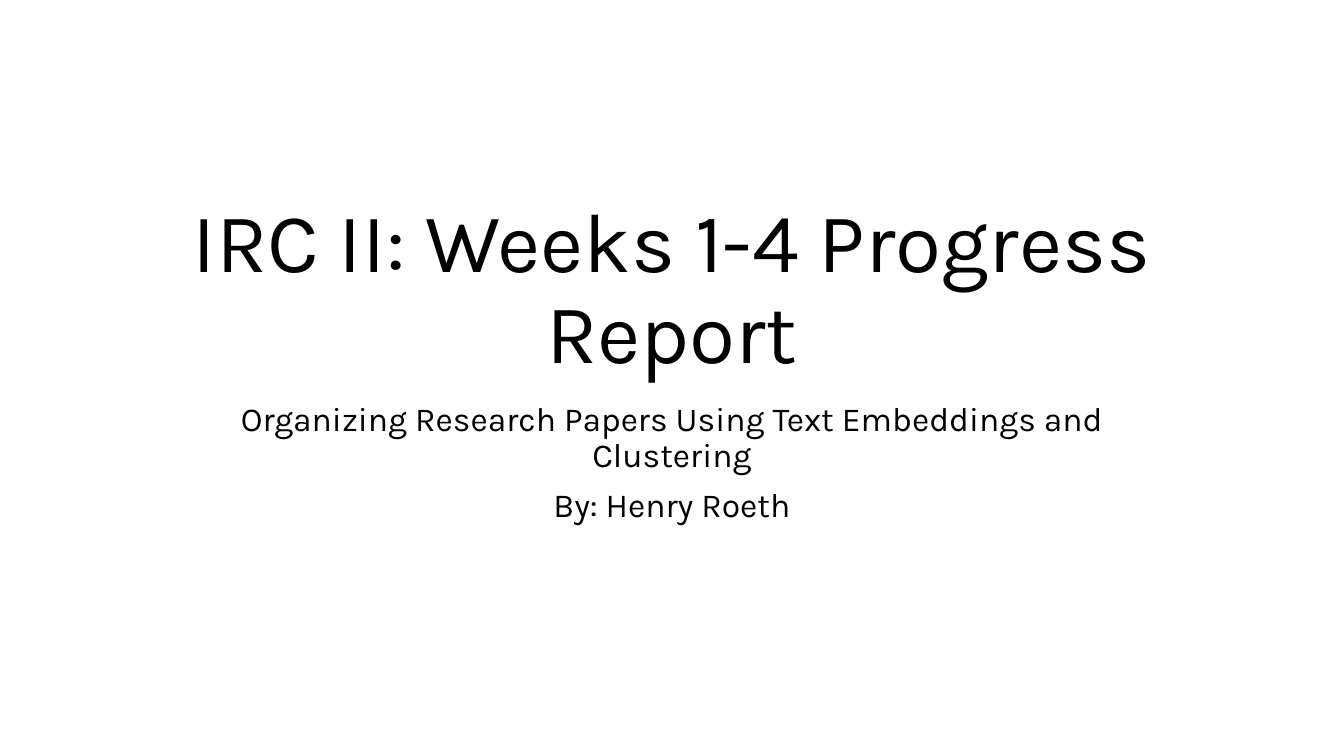
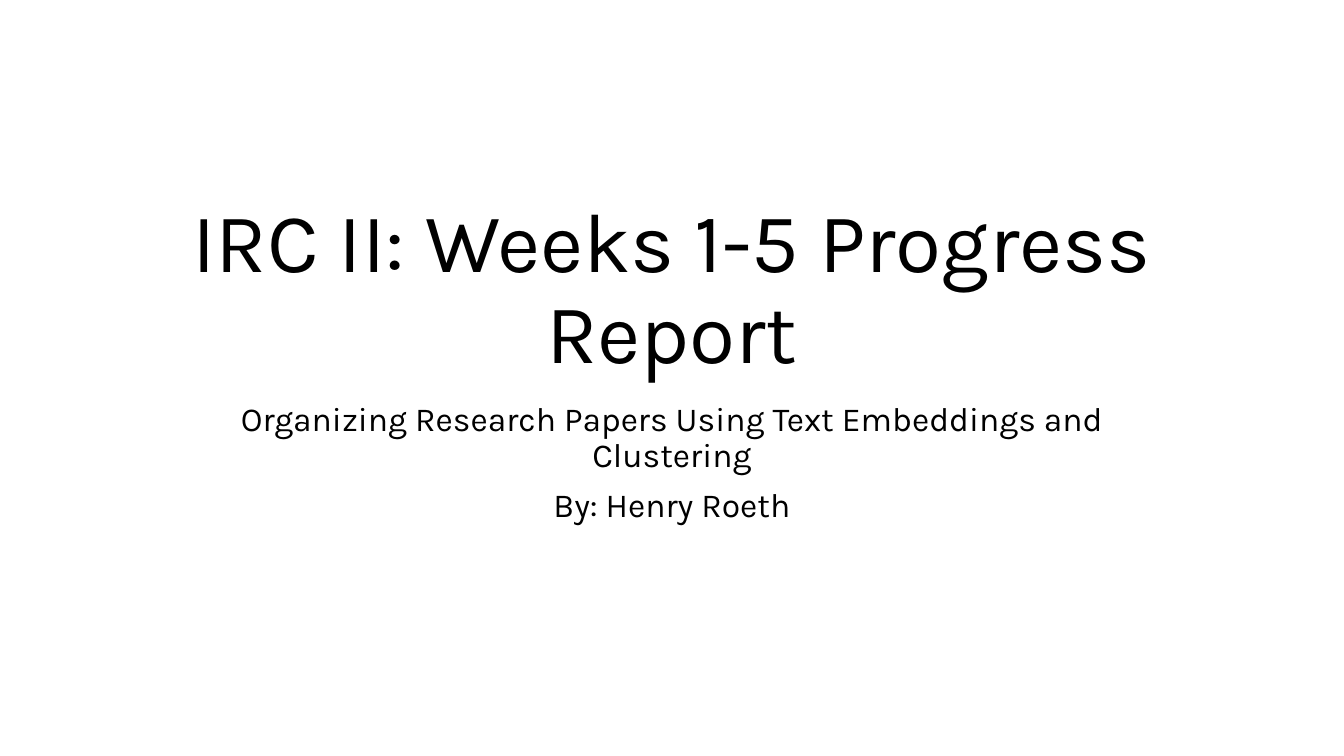
Before and after one commit to henryroeth/research-paper-organizer, a slide deck: slide 1 of docs/Progress_Report_1_HKR.pptx. Drawn at 1344x756 pixels with LibreOffice and Linux fonts; fonts in the diff are those of the drawing. Boxes give left, top, right and bottom in pixels: in the first picture for what was removed or moved away, otherwise in the second. Text is boxed around its words. In the diff, an @@ line names an element or a change of style, - is before the commit and + after.

```diff
--- a/docs/Progress_Report_1_HKR.pptx
+++ b/docs/Progress_Report_1_HKR.pptx
@@ title at (192,214,1151,383): text changed @@
-IRC II: Weeks 1-4 Progress Report
+IRC II: Weeks 1-5 Progress Report
```
Also in this commit, not shown: 1 other slide changed, 1 slide added, 2 slides removed, 6 other files.
